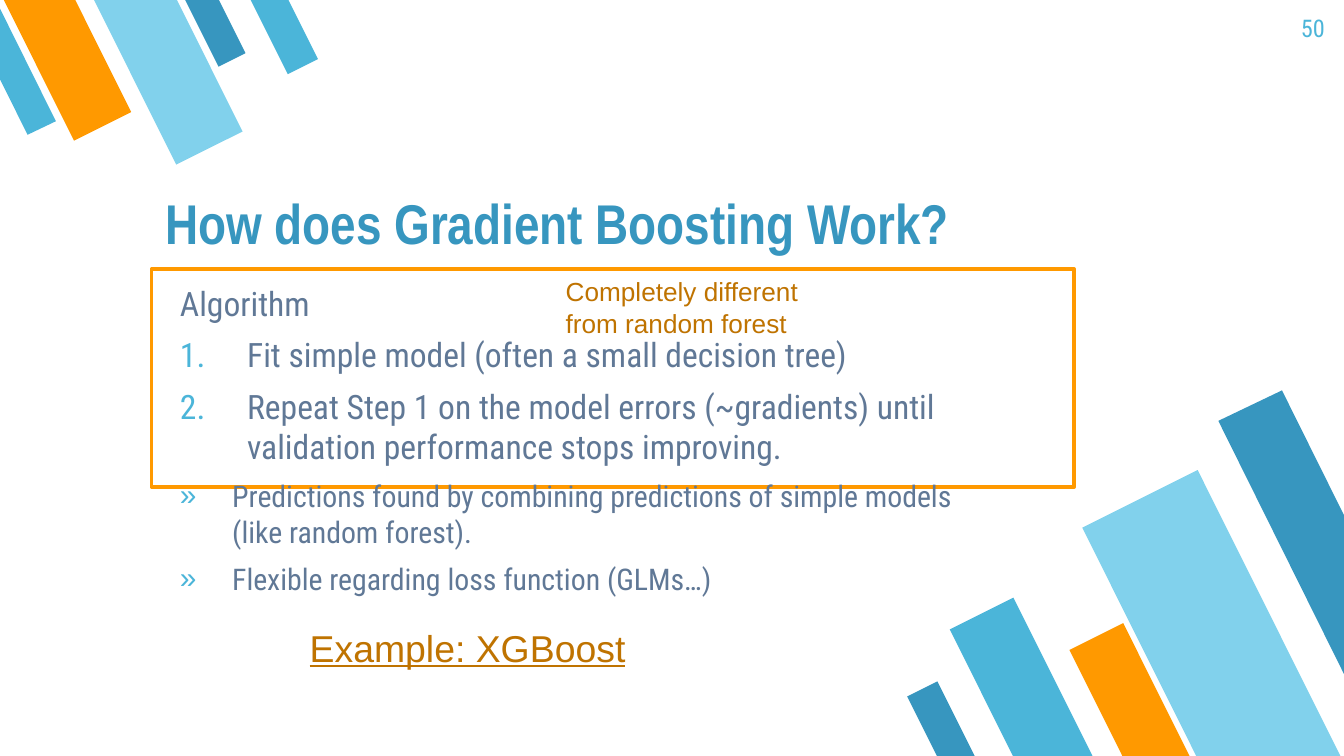
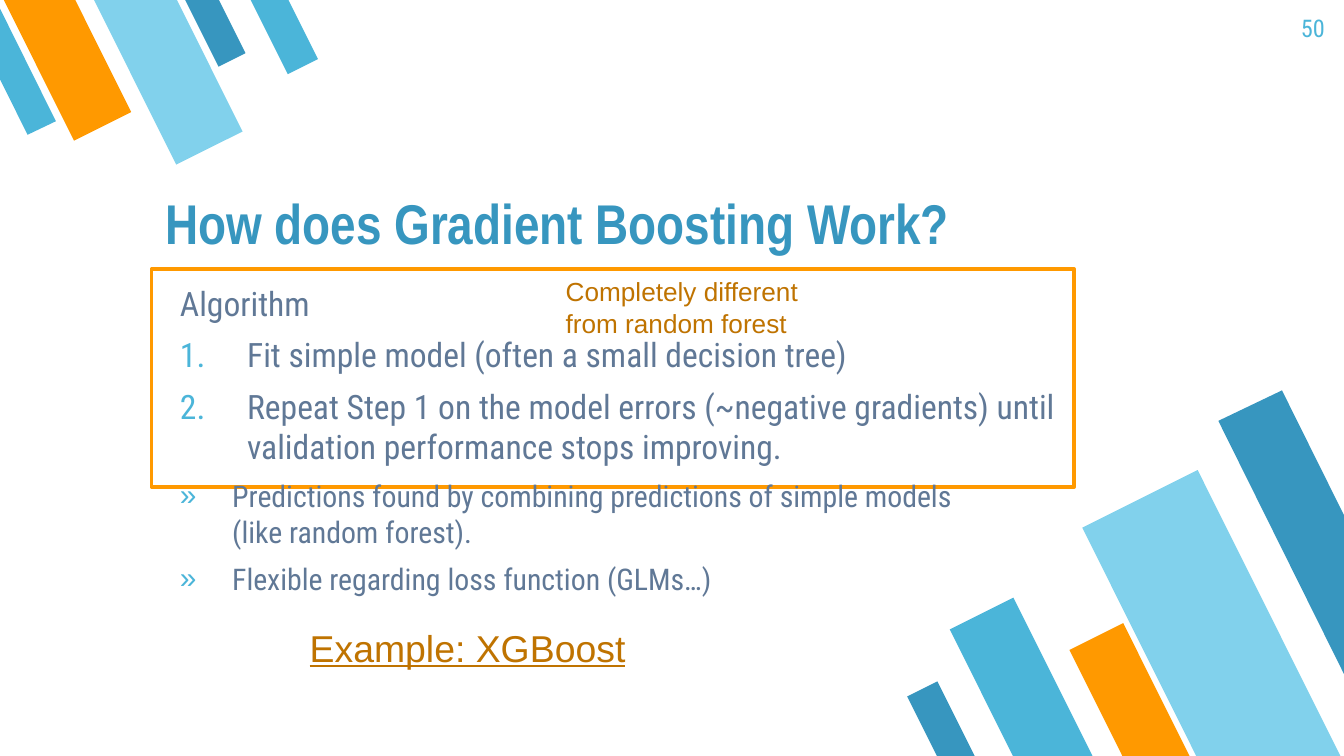
Before and after one commit to mayer79/ml_lecture, a slide deck: slide 50 of slides/ML_Lecture.pptx. Drawn at 1344x756 pixels with LibreOffice and Linux fonts; fonts in the diff are those of the drawing. Boxes give left, top, right and bottom in pixels: in the first picture for what was removed or moved away, otherwise in the second. Text is boxed around its words. In the diff, an @@ line names an element or a change of style, - is before the commit and + after.

Commit message:
slight rewording of tree boosting section

```diff
--- a/slides/ML_Lecture.pptx
+++ b/slides/ML_Lecture.pptx
@@ text at (247, 392, 1055, 466): text changed @@
-2. Repeat Step 1 on the model errors (~gradients) until validation performance stops improving.
+2. Repeat Step 1 on the model errors (~negative gradients) until validation performance stops improving.
```
Also in this commit, not shown: 1 other file.
